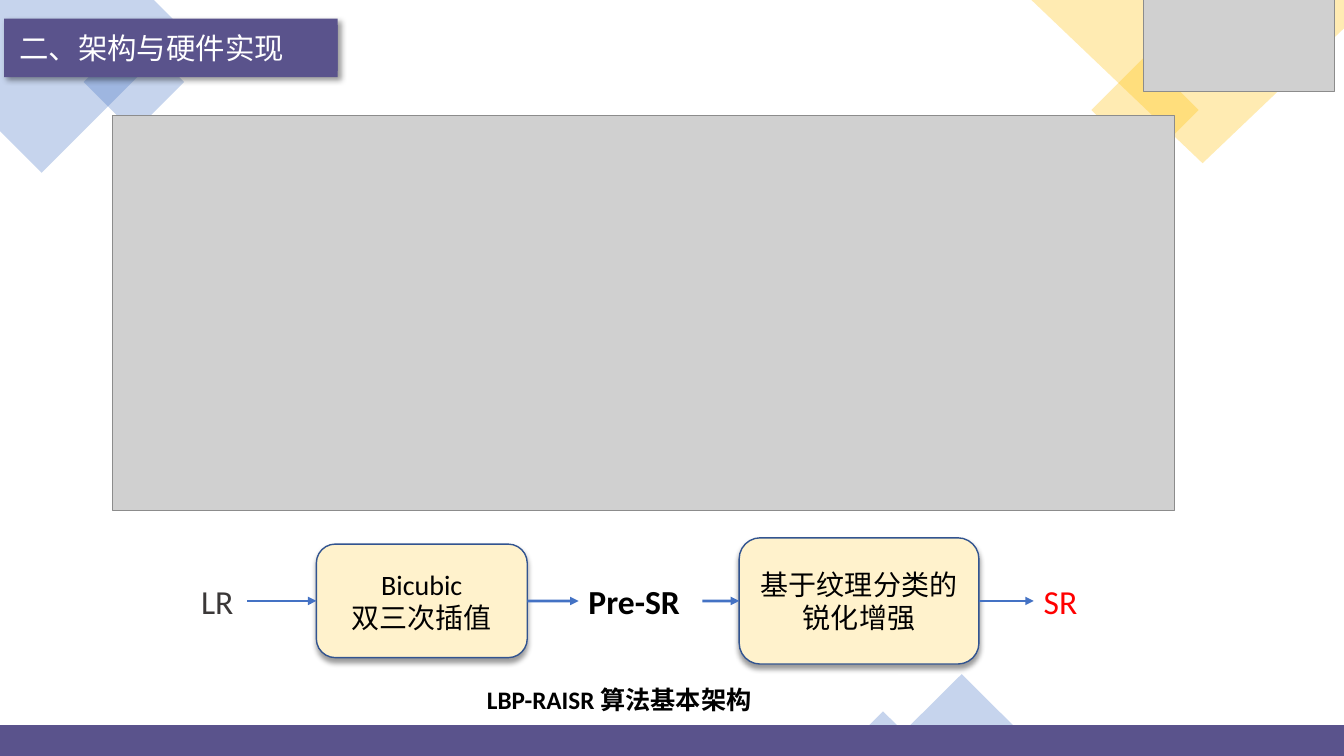
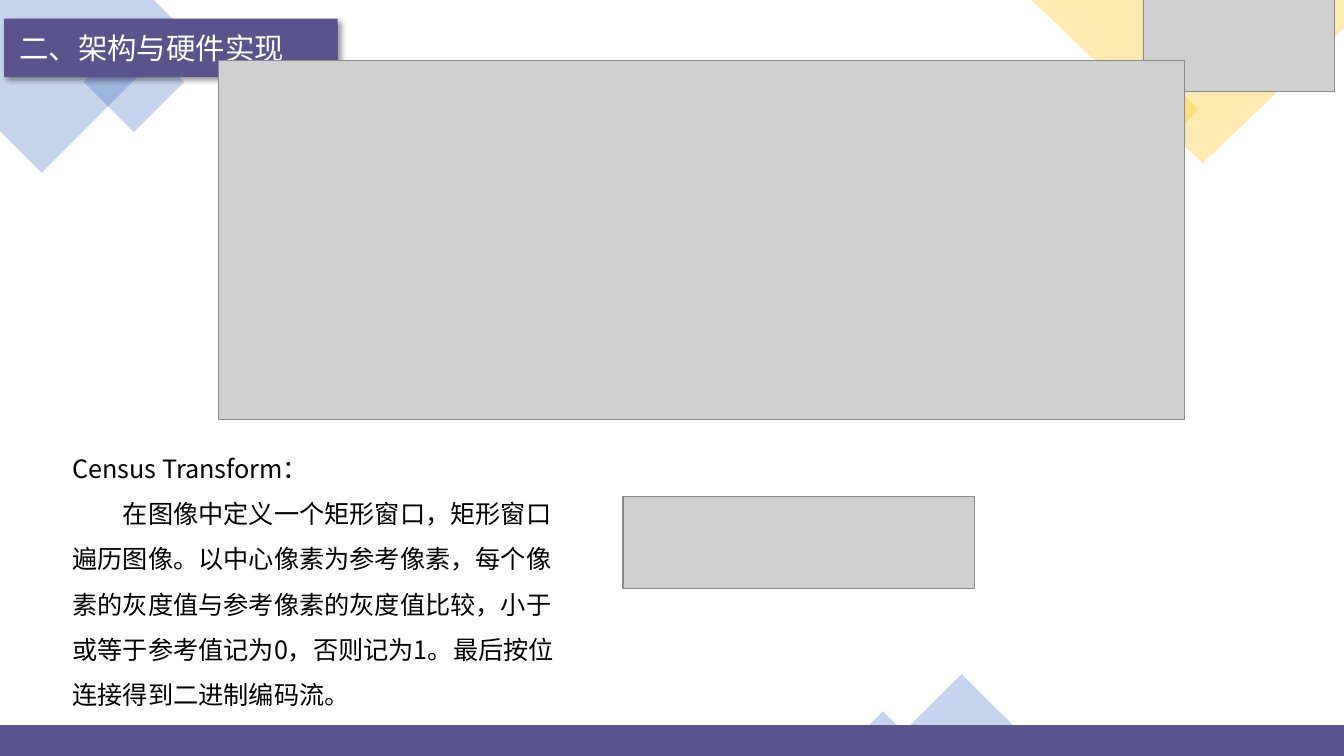
Before and after one commit to jjyy-Huang/LoG-UTE-RAISR-Doc, a slide deck: slide 23 of presentation/16+CICC1215+虹ヶ咲学园芯片设计同好会.pptx. Drawn at 1344x756 pixels with LibreOffice and Linux fonts; fonts in the diff are those of the drawing; grey boxes stand for pictures; background and template pictures are left out. Boxes give left, top, right and bottom in pixels: in the first picture for what was removed or moved away, otherwise in the second. Text is boxed around its words. In the diff, an @@ line names an element or a change of style, - is before the commit and + after.

```diff
--- a/presentation/16+CICC1215+虹ヶ咲学园芯片设计同好会.pptx
+++ b/presentation/16+CICC1215+虹ヶ咲学园芯片设计同好会.pptx
@@ picture: place and size @@
-picture at <box>113,116,1176,511</box>
+picture at <box>219,60,1186,419</box>
@@ text added at <box>72,457,554,706</box>, 18 pt, text #000000 @@
+Census Transform：
+在图像中定义一个矩形窗口，矩形窗口遍历图像。以中心像素为参考像素，每个像素的灰度值与参考像素的灰度值比较，小于或等于参考值记为0，否则记为1。最后按位连接得到二进制编码流。
@@ picture added at <box>623,496,974,589</box> @@
@@ rounded rectangle removed at <box>739,538,979,664</box> @@
-基于纹理分类的锐化增强
@@ rounded rectangle removed at <box>317,544,527,658</box> @@
-Bicubic
-双三次插值
@@ text removed at <box>201,592,233,614</box> @@
-LR
@@ text removed at <box>588,592,679,615</box> @@
-Pre-SR
@@ text removed at <box>1044,592,1078,615</box> @@
-SR
@@ arrow removed from (248, 601) to (317, 601) @@
@@ arrow removed from (527, 601) to (579, 601) @@
@@ arrow removed from (703, 601) to (739, 601) @@
@@ arrow removed from (979, 601) to (1034, 601) @@
@@ text removed at <box>487,687,751,712</box> @@
-LBP-RAISR 算法基本架构
```
Also in this commit, not shown: 1 other slide changed.
